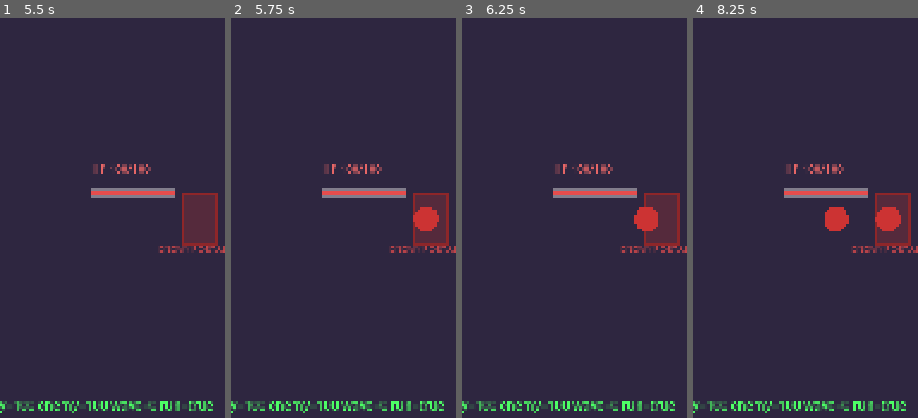
Above: before the commit, frames 1-4 (left to right).
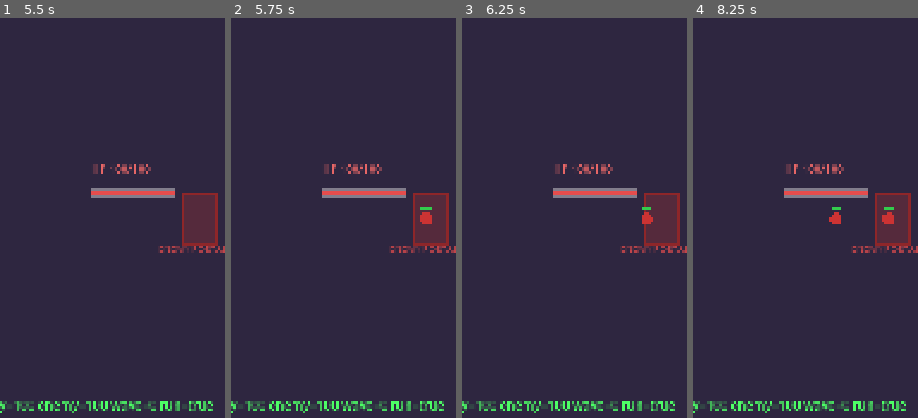
Above: after the commit, the same moments.

Repository: ralph0830/DOTS
Game: Godot game, scene res://scenes/slot/SlotMachine.tscn
Same seed, same stepped clock (60 frames per second), same inputs: the game is played once before the commit and once after it.
Inputs:
- Up to frame 1 (5.5 s): click "⚙" at 0.5 s; click "-" at 1.25 s; click "+" at 2 s; click "AUTO" at 2.75 s; click "⚙" at 3.5 s; click "-" at 4.25 s; click "+" at 5 s
- Up to frame 2 (5.75 s): no input
- Up to frame 3 (6.25 s): click "AUTO" at 5.75 s
- Up to frame 4 (8.25 s): click "⚙" at 6.5 s; click "-" at 7.25 s; click "+" at 8 s
The pictures show only the part of the screen within x 50-100%, y 2-52%; the shares and areas given below are measured in that part.

Frame 1 is identical in both runs. In frame 2, 0.4% of the frame differs, in the area x 80-93%, y 47-54%; in frame 3, 0.4%; in frame 4, 0.8%, in the area x 58-93%, y 47-54%.

Commit message:
chore: 유닛 스탯 밸런스 튜닝 — HP/공격 대폭 하향
체감 플레이 기반 밸런스 조정. 전투 TTL 과장 완화 + 교전 빈도 증가.

아군 (role별 스탯 정합):
- knight(TANK): max_hp 80→20, attack 2 추가, size 64→70
- archer(DEALER): max_hp 10 추가, attack 12→3, size 56→50
- mage(DEALER): max_hp 40→5, attack 18→4, size 50 추가
- minion(MINION): max_hp 20→5

적:
- boss: max_hp 150→50
- goblin: attack 6→3, size 30 추가
- orc: max_hp 명시 제거(기본값 30), attack 10→4, size 40 추가

모든 스탯은 개별 int 필드로 모바일 바이너리 직렬화 안전
(PackedInt32Array 손실 회피 — SymbolData/Payline과 동일 패턴).

Co-Authored-By: Claude <noreply@anthropic.com>

Diff:
--- a/resources/units/ally/archer.tres
+++ b/resources/units/ally/archer.tres
@@ -6,10 +6,11 @@
 script = ExtResource("1_h32eh")
 unit_id = &"archer"
 display_name = "Archer"
-attack = 12
+max_hp = 10
+attack = 3
 attack_interval = 0.9
 move_speed = 70.0
 attack_range = 120.0
 shape = 2
 color = Color(0.3, 0.85, 0.45, 1)
-size = 56.0
+size = 50.0
--- a/resources/units/ally/knight.tres
+++ b/resources/units/ally/knight.tres
@@ -7,9 +7,10 @@
 unit_id = &"knight"
 display_name = "Knight"
 role = 0
-max_hp = 80
+max_hp = 20
+attack = 2
 move_speed = 45.0
 attack_range = 55.0
 shape = 1
 color = Color(0.25, 0.55, 0.95, 1)
-size = 64.0
+size = 70.0
--- a/resources/units/ally/mage.tres
+++ b/resources/units/ally/mage.tres
@@ -6,9 +6,10 @@
 script = ExtResource("1_rlc5f")
 unit_id = &"mage"
 display_name = "Mage"
-max_hp = 40
-attack = 18
+max_hp = 5
+attack = 4
 attack_interval = 1.1
 attack_range = 90.0
 shape = 3
 color = Color(0.7, 0.35, 0.95, 1)
+size = 50.0
--- a/resources/units/ally/minion.tres
+++ b/resources/units/ally/minion.tres
@@ -7,7 +7,7 @@
 unit_id = &"minion"
 display_name = "Minion"
 role = 3
-max_hp = 20
+max_hp = 5
 attack = 5
 move_speed = 55.0
 attack_range = 50.0
--- a/resources/units/enemy/boss.tres
+++ b/resources/units/enemy/boss.tres
@@ -7,7 +7,7 @@
 unit_id = &"boss"
 display_name = "Boss"
 role = 4
-max_hp = 150
+max_hp = 50
 attack = 20
 attack_interval = 1.2
 move_speed = 35.0
--- a/resources/units/enemy/goblin.tres
+++ b/resources/units/enemy/goblin.tres
@@ -8,8 +8,9 @@
 display_name = "Goblin"
 role = 4
 max_hp = 20
-attack = 6
+attack = 3
 move_speed = 50.0
 attack_range = 50.0
 exp_reward = 1
 color = Color(0.8, 0.2, 0.2, 1)
+size = 30.0
--- a/resources/units/enemy/orc.tres
+++ b/resources/units/enemy/orc.tres
@@ -7,10 +7,10 @@
 unit_id = &"orc"
 display_name = "Orc"
 role = 4
-max_hp = 40
-attack = 10
+attack = 4
 move_speed = 40.0
 attack_range = 60.0
 exp_reward = 3
 shape = 1
 color = Color(0.7, 0.3, 0.1, 1)
+size = 40.0
